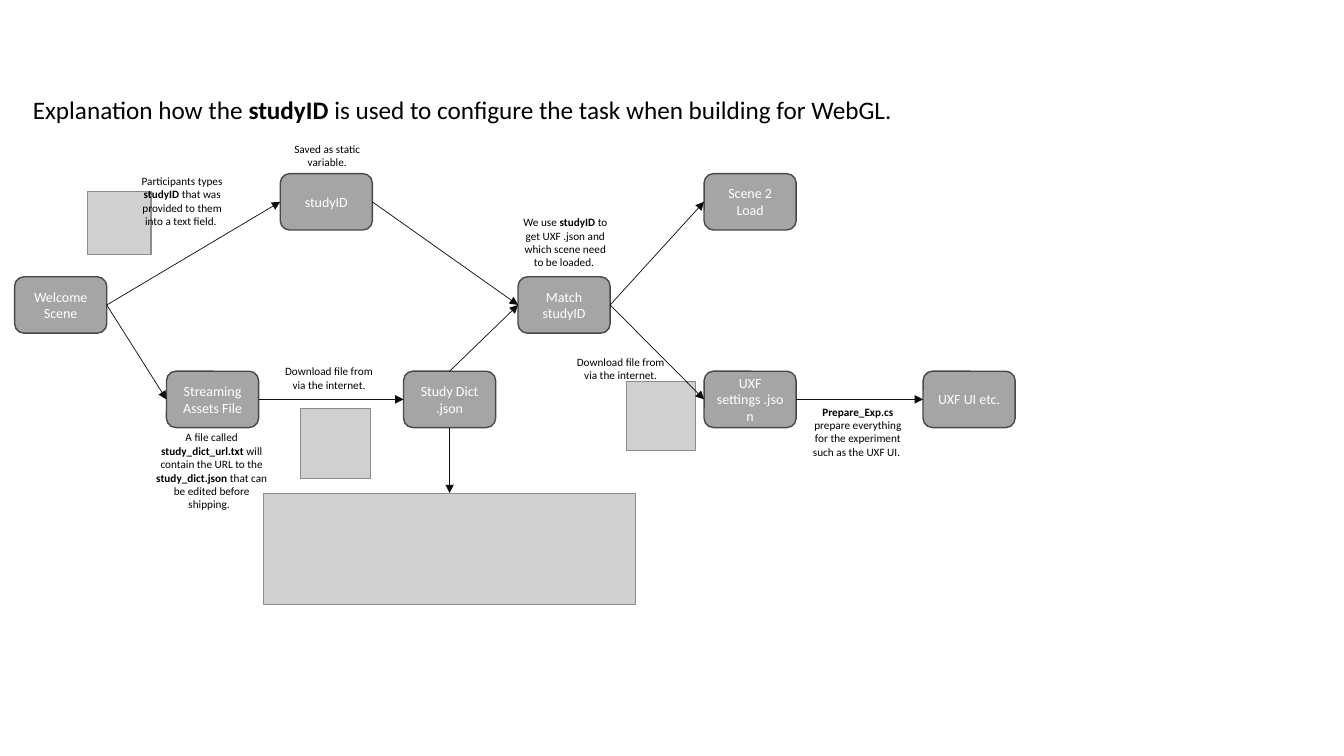
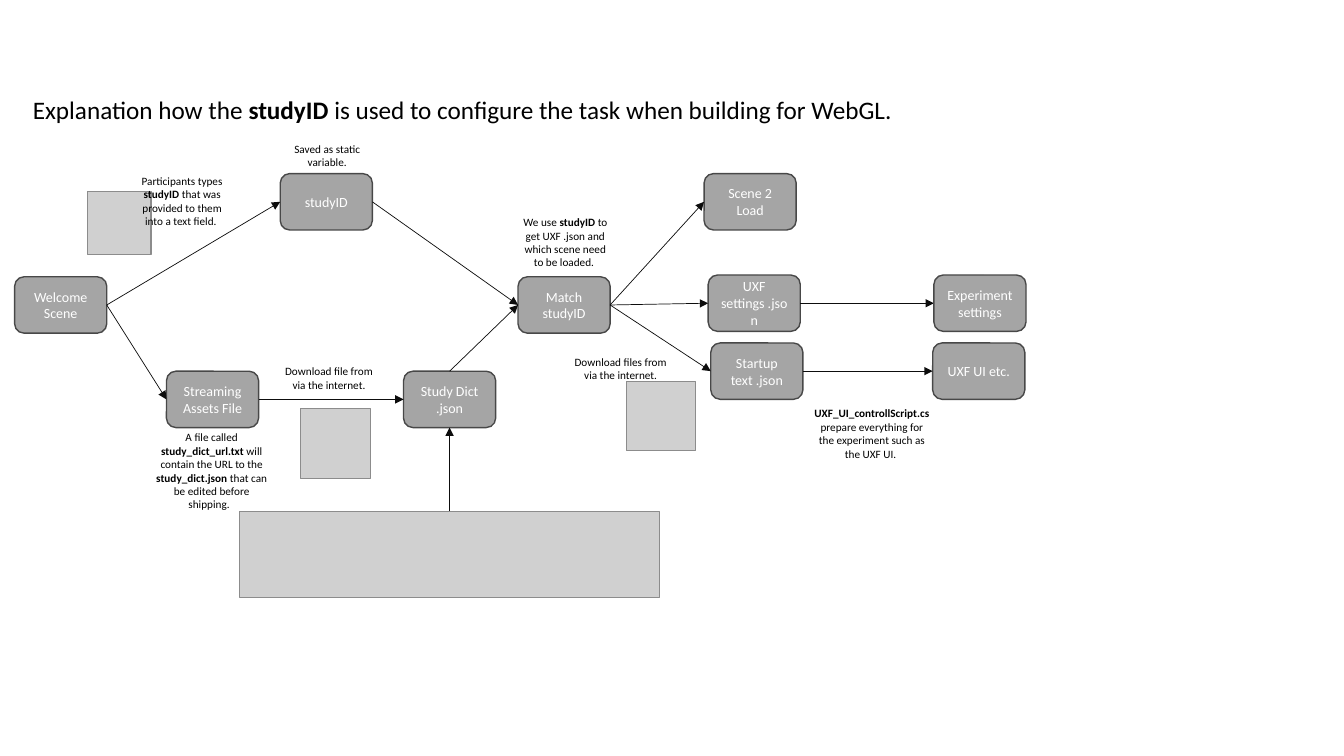
Before and after one commit to JAQuent/Object-Location-Memory-Task, a slide deck: slide 1 of nonUnity_folder/WebGL_studyID_logic_explanation.pptx. Drawn at 1344x756 pixels with LibreOffice and Linux fonts; fonts in the diff are those of the drawing; grey boxes stand for pictures. Boxes give left, top, right and bottom in pixels: in the first picture for what was removed or moved away, otherwise in the second. Text is boxed around its words. In the diff, an @@ line names an element or a change of style, - is before the commit and + after.

```diff
--- a/nonUnity_folder/WebGL_studyID_logic_explanation.pptx
+++ b/nonUnity_folder/WebGL_studyID_logic_explanation.pptx
@@ rounded rectangle "UXF settings .json": place and size @@
-rounded rectangle "UXF settings .json" at <box>704,371,796,427</box>
+rounded rectangle "UXF settings .json" at <box>709,275,801,332</box>
@@ rounded rectangle added at <box>935,275,1026,332</box>, fill #A5A5A5, outline #484848 1 pt, 10 pt, text #FFFFFF @@
+Experiment settings
@@ arrow moved from (610, 306) - (704, 399) to (610, 306) - (709, 303) @@
@@ arrow added from (610, 306) to (711, 371), #0D0D0D 0.5 pt @@
@@ arrow moved from (797, 399) - (924, 399) to (801, 303) - (935, 303) @@
@@ text at <box>575,358,667,383</box>: text changed @@
-Download file from via the internet.
+Download files from via the internet.
@@ rounded rectangle added at <box>711,343,803,399</box>, fill #A5A5A5, outline #484848 1 pt, 10 pt, text #FFFFFF @@
+Startup text .json
@@ rounded rectangle "UXF UI etc.": place and size @@
-rounded rectangle "UXF UI etc." at <box>924,371,1015,427</box>
+rounded rectangle "UXF UI etc." at <box>933,343,1024,399</box>
@@ arrow added from (804, 371) to (933, 371), #0D0D0D 0.5 pt @@
@@ text at <box>814,409,929,419</box>: text changed @@
-Prepare_Exp.cs
+UXF_UI_controllScript.cs
@@ arrow moved from (450, 427) - (450, 493) to (450, 512) - (450, 427) @@
@@ picture: place and size @@
-picture at <box>264,493,636,604</box>
+picture at <box>240,512,659,598</box>
```
Also in this commit, not shown: 10 other files.
